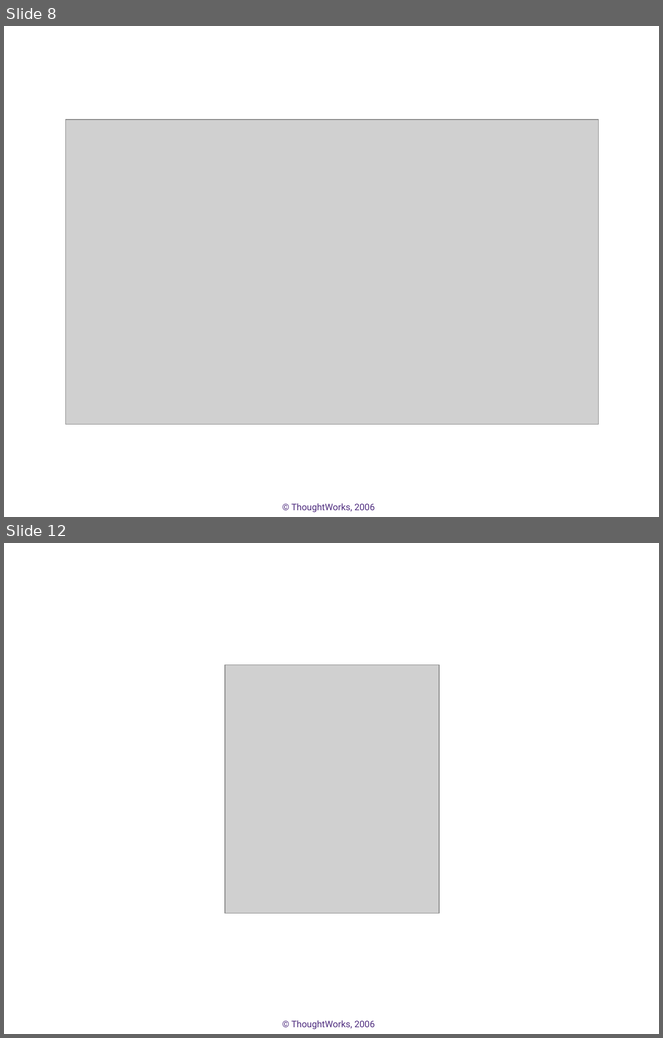
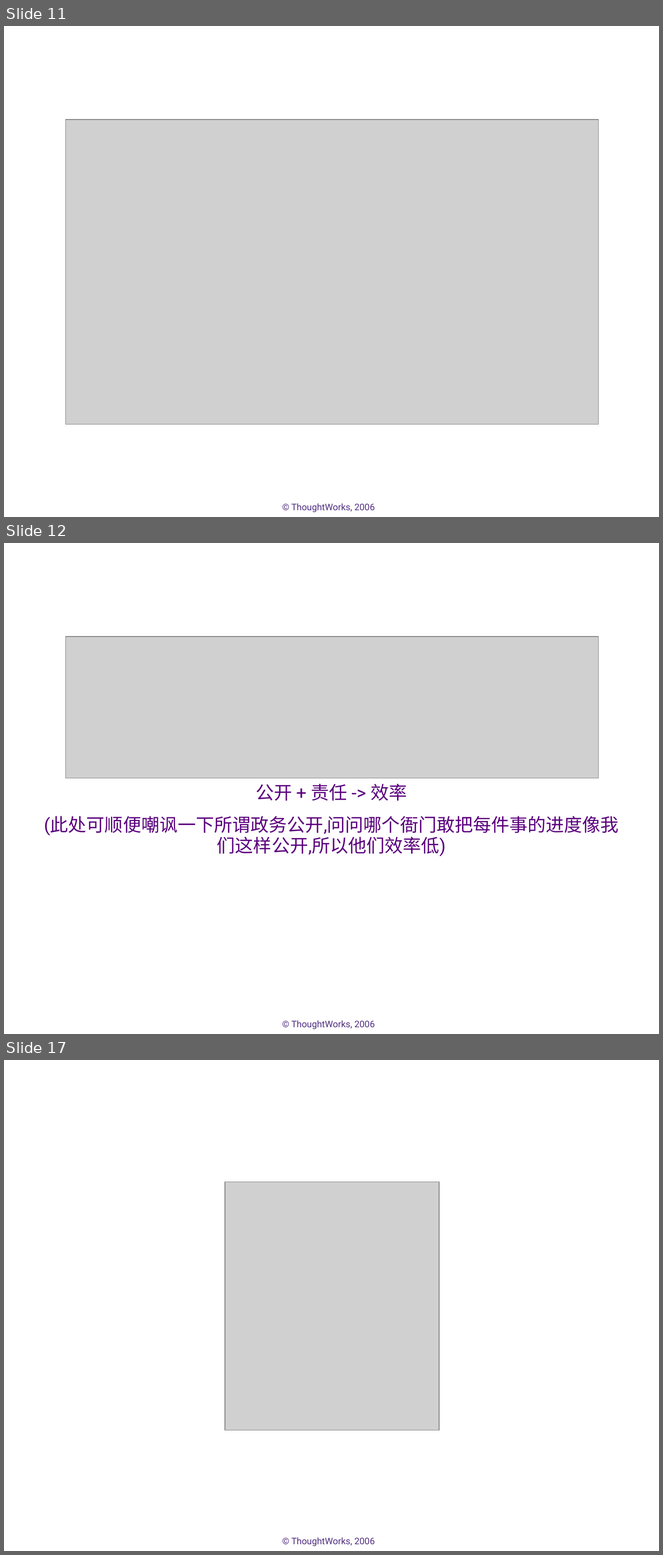
Before and after one commit to whimet/agilechina, a slide deck: docs/demo.ppt. Shown one above the other, each under a label of ours: slides 8 and 12 before the commit, slides 11, 12 and 17 after it; the slides between them are not shown. The pictures are 663x1038 and 663x1555 pixels, drawn with LibreOffice and Linux fonts; fonts in the diff are those of the drawing; grey boxes stand for pictures; background and template pictures are left out. Boxes give left, top, right and bottom in pixels: in the first picture for what was removed or moved away, otherwise in the second. Text is boxed around its words. In the diff, an @@ line names an element or a change of style, - is before the commit and + after.

```diff
--- a/docs/demo.ppt
+++ b/docs/demo.ppt
@@ slide 12 added at bbox=[4, 543, 659, 1034], background #FFFFFF; not listed: 1 template element that a slide beside it also shows @@
@@ picture added at bbox=[65, 637, 599, 778] @@
@@ subtitle added at bbox=[44, 784, 619, 857], 20 pt, text #5A007D @@
+公开 + 责任 -> 效率
+(此处可顺便嘲讽一下所谓政务公开,问问哪个衙门敢把每件事的进度像我们这样公开,所以他们效率低)
@@ what was slide 8 is now slide 11 @@
@@ what was slide 12 is now slide 17 @@
```
Also in this commit, not shown: 5 slides changed, 6 other slides added, 2 slides removed.
